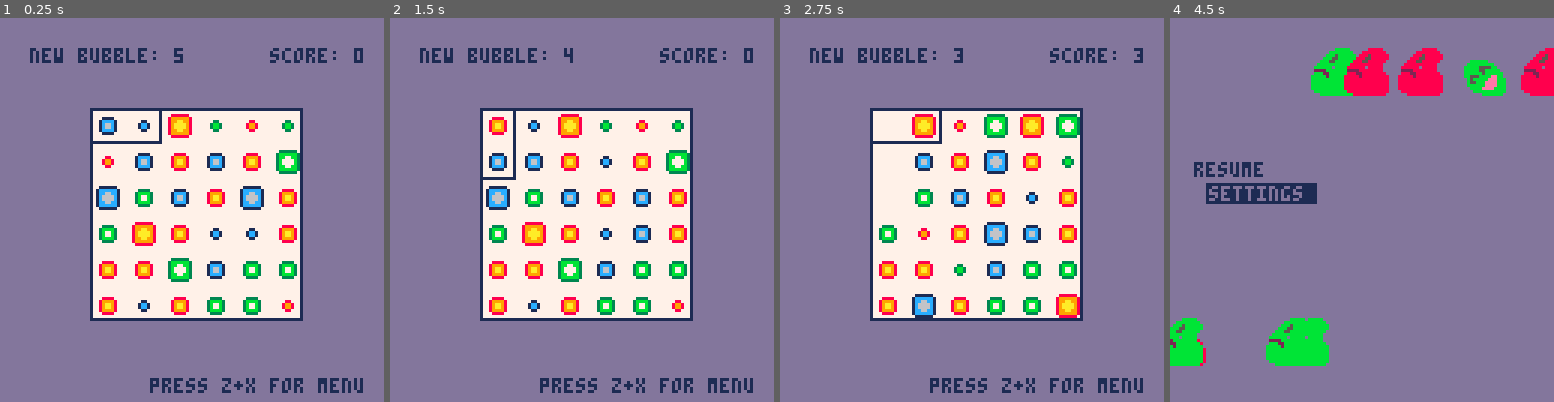
Above: before the commit, frames 1-4 (left to right).
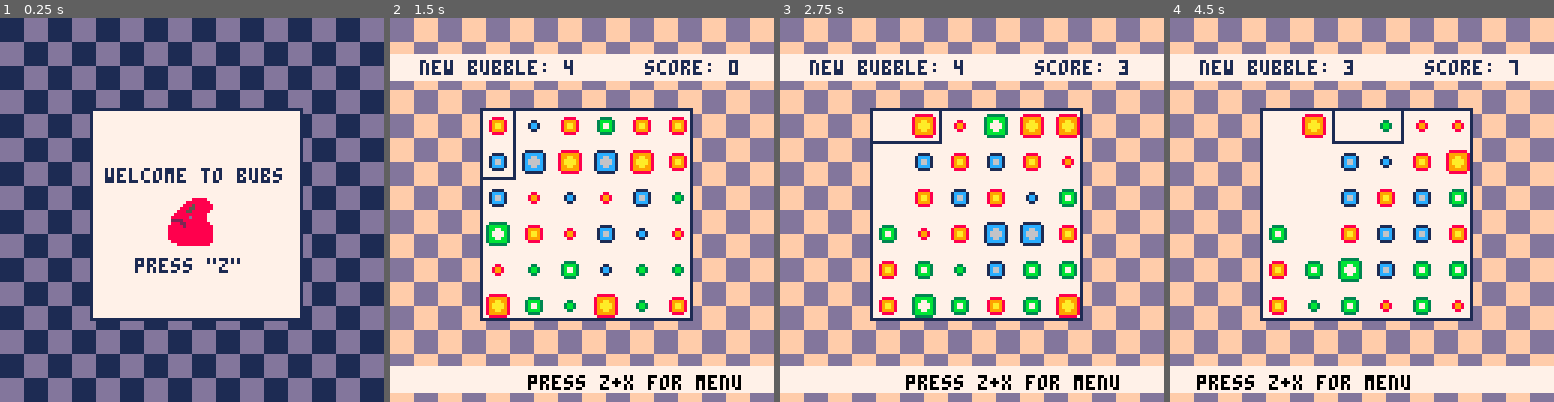
Above: after the commit, the same moments.

Repository: AveryEMcG/bubbles
Game: PICO-8 cartridge bub.p8
Two runs of this game, one before a commit and one after it. Both use one fixed random seed, a clock stepped at 60 frames per second and the inputs below.
Inputs:
- Up to frame 1 (0.25 s): no input
- Up to frame 2 (1.5 s): tap O (Z key) at 0.33, 0.7, 1.43 s; tap X (X key) at 1.07 s
- Up to frame 3 (2.75 s): hold Left 1.97-2.37 s; tap X (X key) at 2.07, 2.4, 2.73 s; tap O (Z key) at 2.22 s; hold Down from 2.42 s (still down)
- Up to frame 4 (4.5 s): release Down at 2.82 s; hold Right 2.87-3.53 s; tap X (X key) every 0.33 s from 3.07 to 4.4 s; tap O (Z key) at 3.1, 3.98 s; hold Up 3.58-4.08 s; hold Right from 4.13 s (still down)

The runs differ from the first frame. In frame 1, 43% of the frame differs, in the area x 0-100%, y 0-100%; in frame 2, 50%; in frame 3, 44%; in frame 4, 75%.

Commit message:
many changes
this is not a great update description. I'm sorry </3

Diff:
--- a/bub.p8
+++ b/bub.p8
@@ -2,9 +2,13 @@
 version 16
 __lua__
 
+// credits:
+// music from 'jelpi' demo game
+// menu system by pixelcod
+
 
 function _init()
-gamestate = 0
+gamestate = 4
 gold = {49,50,51,50,49}
 spaceoff = {32,32}
 indloc ={}
@@ -15,17 +19,21 @@
 	bubs ={}
 	ind = 1
 
+	introbub = copy(animatedbub)
+ introbub:reset()
+ introbub.pos[1] = 55
+ introbub.pos[2] = 60
+ introbub.speed = 0
+
 	for j = 0, 5 do
  	for i = 0, 5 do
- 	 //if ind !=22 and ind != 21 then
  	 local mult = flr(rnd(3))
-  		b = copy(bubble)
- 	  	b.sl = {1+mult*16,
+  		 b = copy(bubble)
+ 	  	b.sl ={1+mult*16,
   									2+mult*16,
   								 3+mult*16,
   								 2+mult*16,
   								 1+mult*16}
-
  		b.pos[1]*=(i*1.5)
  		b.pos[1]+=spaceoff[1]
  		b.pos[2]*=(j*1.5)
@@ -33,27 +41,29 @@
   	add(indloc, {b.pos[1],b.pos[2]})
 
  		b.id +=rnd(#b.sl)
- 		add(bubs,b)
+
+
+ 	 add(bubs,b)
+ 		while (checkmatch(ind)!=nil) do
+  	 	mult = flr(rnd(3))
+   		bubs[ind].sl = {1+mult*16,
+   									2+mult*16,
+   								 3+mult*16,
+   								 2+mult*16,
+   								 1+mult*16}
+ 	  end
+…(4 lines of a section not shown)…
+ 		ind+=1
  	end
  end
 
-	for i = 1, #bubs do
-	 local b = getbubsbyid(i)
-		while (checkmatch(i)!=nil) do
-
- 		local mult = flr(rnd(3))
-
-  		bubs[b].sl = {1+mult*16,
-  									2+mult*16,
-  								 3+mult*16,
-  								 2+mult*16,
-  								 1+mult*16}
-  	end
- end
  nextbub:set(5)
- nextbub:begin()
 
  initbubline()
+
 end
 
 function _update()
@@ -72,29 +82,60 @@
 
  elseif(gamestate == 1) then
  	updatem()
+ elseif(gamestate ==4) and
+	 btnp(4) then
+	  music(1)
+	  sfx(8)
+
+
+	   nextbub:begin()
+ 		gamestate = 0
  elseif(activekeys[z_k]) then
  	_init()
  end
-end
+ bounceupdate()
+end
+
+function drawbg(ispause)
+	local sprite = nil
+	if ispause then
+ 	sprite = 162
+ else
+ 	sprite = 128
+ end
+	for i = 0, 128/16 do
+		for j =0,128/16 do
+			spr(sprite,i*16,j*16,2,2)
+		end
+	end
+end
+
 
 function _draw()
- cls(13)
+ drawbg(false)
  if gamestate == 0 then
   rectfill(30,30,100,100,7)
  	rect(30,30,100,100,1)
  	drawbubs()
  	sel:draw()
- 	drawdebug()
-
- 	print("score: "..score,90,10,1)
- 	print("new bubble: "..ceil(timerb),10,10,1)
-		print("press z+x for menu",50,120,1)
+
+  rectfill(0,12,128,20,7)
+ 	print("score: "..score,85,14,1)
+ 	print("new bubble: "..ceil(timerb),10,14,1)
+		rectfill(0,116,128,124,7)
+		print("press z+x for menu",menu_bounce_start,119,0)
+
+
 	elseif (gamestate == 1) then
  	drawm()
+ elseif (gamestate == 4 ) then
+ 	draw_intro()
+
  else
 		print("game over!",50,50,8)
 		print("press \"z\" to start over",10,60,1)
 	end
+	 	drawdebug()
 end
 
 function drawdebug()
@@ -104,6 +145,28 @@
 
 	end
 	//debug = {}
+
+end
+menu_bounce_start = 0
+menu_bounce_direction = 1
+function bounceupdate()
+	menu_bounce_start+=menu_bounce_direction
+
+	if menu_bounce_start>=55 or menu_bounce_start<=0 then
+	 menu_bounce_direction *=-1
+	end
+end
+
+
+function draw_intro()
+	drawbg(true)
+	rectfill(30,30,100,100,7)
+ rect(30,30,100,100,1)
+ print("welcome to bubs",35,50,1)
+ introbub:update()
+ introbub:draw()
+
+ print("press \"z\"",45,80,1)
 
 end
 -->8
@@ -127,7 +190,7 @@
 sl = {1,2,3,2,1},
 id = 1,
 pos = {8,8},
-ref = 0.1
+ref = 0.05
 }
 
 function bubble:rend()
@@ -218,7 +281,7 @@
  if b2 == nil then return false end
 
  if bubs[b1].sl[1] == 	bubs[b2].sl[1] then
- 	return true
+	 	return true
  end
 
  return false
@@ -226,25 +289,35 @@
 
 
 function checkmatch(id)
+ local d = false
  local above = id-6
  local left = id-1
  local right = id+1
  local below = id+6
 
+
+ if id == 15 then
+ d = true
+ end
+
  matchcount = 0
  matchset = {}
 
  // horizontal
- while ( (left % 6 != 0) and(dobubsmatch(id,left)) ) do
+ while ( (left % 6 != 0)
+ and(dobubsmatch(id,left))) do
  		matchcount+=1
  		add(matchset,left)
  		left -=1
  end
- while ( (right % 6 != 1) and dobubsmatch(id,right) ) do
+
+ while ( (right % 6 != 1)
+ and dobubsmatch(id,right) ) do
  		matchcount+=1
  		add(matchset,right)
  		right +=1
  end
+
  if matchcount <2 then
  	matchset = {}
  	matchcount = 0
@@ -323,11 +398,10 @@
 
 // b1 = getbubsbyid(x[1])
 // print(b1.pos[1]..','..b1.pos[2],10,30,1)
-//	debugbubs()
+	//debugbubs()
 	local xy = sel:get()
 	b1 = getbubsbyid(xy[1])
 	b2 = getbubsbyid(xy[2])
-//	print(b1,10,30,1)
 //	print(b2,10,40,1)
 
 end
@@ -336,7 +410,7 @@
 function sel:update()
 
 	if activekeys[x_k] then
-	  sfx(4)
+	  sfx(9)
 			sel.orient = not sel.orient
 			local t = sel.roff
 			sel.roff = sel.doff
@@ -345,28 +419,27 @@
 
 	if activekeys[l_k] and
 	(sel.posoff-1)%6 !=0 then
-	  sfx(2)
+	  sfx(7)
 			sel.pos[1]-=12
 			sel.posoff-=1
 
 	end
 	if activekeys[r_k] and
 			(sel.posoff+sel.roff)%6 !=0  then
-	sfx(2)
+	sfx(7)
 			sel.pos[1]+=12
 			sel.posoff+=1
 	end
 	if activekeys[d_k] and
-
-				sel.posoff+(sel.doff*6)<30
+				sel.posoff+(sel.doff*6)<=30
 	 then
-	 sfx(2)
+	 sfx(7)
 			sel.pos[2]+=12
 			sel.posoff+=6
 	end
 	if activekeys[u_k] and
 		sel.posoff>6  then
-		sfx(2)
+		sfx(7)
 			sel.pos[2]-=12
 			sel.posoff-=6
 	end
@@ -383,7 +456,7 @@
 end
 
 function sel:swapbubs()
-	 sfx(5)
+	 sfx(10)
 	 local xy = sel:get()
 	 local b1 = getbubsbyid(xy[1])
 	 local b2 = getbubsbyid(xy[2])
@@ -409,7 +482,7 @@
 		local c  = checkmatch(i)
 
 		if c !=nil then
-			sfx(3)
+			sfx(8)
  		 for x = 1, #c do
  		 	bubs[getbubsbyid(c[x])].sl = copy(gold)
  		 	score+=1
@@ -426,8 +499,12 @@
 
 function debugbubs()
 
- for i = 1, #bubs do
- 	print(i, bubs[i].pos[1],bubs[i].pos[2],1)
+ for i = 1, 36 do
+
+ 	local  g= 	getbubsbyid(i)
+ 	if g then
+ 		print(i,bubs[g].pos[1],bubs[g].pos[2],1)
+		end
  end
 
 end
@@ -506,8 +583,10 @@
 	timerb = nextbub:get()
 	if timerb<=0 then
 	 nextbub:restart()
-		if #bubs >=36 then
-			gameover = true
+		if #bubs >=35 then
+			gamestate=3
+			music(-1)
+			sfx(6)
 		else
 			insertbubble()
 		end
@@ -517,10 +596,11 @@
 
 function insertbubble()
 	local g = getemptyslots()
-	for x = 1, (rnd(ceil(#g/2))) do
+	local lim =ceil((rnd(ceil(#g/2))))
+	if lim > 3 then lim = 3 end
+	for x = 1, lim do
 
  	local i = ceil(rnd(#g))
- 	if i >3 then i = 3 end
 
  	local mult = flr(rnd(3))
   		b = copy(bubble)
@@ -535,7 +615,7 @@
  		b.id +=rnd(#b.sl)
  		add(bubs,b)
  		del(g,g[i])
- 		sfx(2)
+ 		sfx(11)
  	end
  	trymatch()
 	end
@@ -543,15 +623,17 @@
 --menu system
 --by pixelcod
 
+musicf = true
+
 function lerp(startv,endv,per)
  return(startv+per*(endv-startv))
 end
 
 function update_cursor()
- if (btnp(2)) m.sel-=1 cx=m.x sfx(4)
- if (btnp(3)) m.sel+=1 cx=m.x sfx(4)
- if (btnp(4)) cx=m.x sfx(5)
- if (btnp(5)) sfx(6)
+ if (btnp(2)) m.sel-=1 cx=m.x sfx(7)
+ if (btnp(3)) m.sel+=1 cx=m.x sfx(7)
+ if (btnp(4)) cx=m.x sfx(7)
+ if (btnp(5)) sfx(7)
  if (m.sel>m.amt) m.sel=1
  if (m.sel<=0) m.sel=m.amt
 
@@ -562,7 +644,7 @@
  for i=1, m.amt do
   oset=i*8
   if i==m.sel then
-   rectfill(cx,m.y+oset-1,cx+36,m.y+oset+5,col1)
+   rectfill(cx,m.y+oset-1,cx+45,m.y+oset+5,col1)
    print(m.options[i],cx+1,m.y+oset,col2)
   else
    print(m.options[i],m.x,m.y+oset,col1)
@@ -594,13 +676,17 @@
   if btnp(4) and
   menu_timer>1 then
    if m.options[m.sel]=="settings" then
-    //init_settings()
+    init_settings()
    elseif
     m.options[m.sel]=="resume" then
     nextbub:unpause()
     gamestate = 0
    end
   end
+  if btnp(5) then
+  nextbub:unpause()
+  gamestate = 0
+  end
  end
 
  if (sub_mode==1) update_settings()
@@ -616,9 +702,8 @@
 
 function draw_menu()
  cls(col2)
-
+ drawbg(true)
  udbubline()
-
 
  draw_options()
 
@@ -626,7 +711,11 @@
 
 function init_settings()
  m.sel=1
- m.options={}
+ if musicf then
+	 m.options={"pause music"}
+	else
+		 m.options={"play music"}
+	end
  m.amt=0
  for i in all(m.options) do
   m.amt+=1
@@ -636,11 +725,31 @@
 end
 
 
+function update_settings()
+ update_cursor()
+  if sub_mode==1 then
+   if btnp(4) and
+   menu_timer>1 then
+    if  m.options[m.sel]=="pause music" then
+     	music(-1)
+     	musicf = false
+     	init_settings()
+    elseif m.options[m.sel]=="play music" then
+     	music(0)
+     	musicf = true
+     	init_settings()
+    end
+   end
+   if btnp(5) then init_menu() end
+  end
+
+end
+
 ----------------------
 
 function initm()
  pals={{7,0},{15,1},{6,5},
-			   {10,8},{1,13},{7,2}}
+			   {10,8},{0,6},{7,2}}
  palnum=5
  init_menu()
 end
@@ -656,7 +765,7 @@
 anims =
 {
  {130,132},
- {134,136,134,138}
+ {134,136,138,140,142,164,166}
 }
 cols =
 {
@@ -681,8 +790,11 @@
 function animatedbub:reset()
 	self.sprite=anims[ceil(rnd(#anims))]
 	self.col = cols[ceil(rnd(#cols))]
+	self.sid = ceil(rnd(#self.sprite))
+
 	self.lastrefresh = time()
 	self.pos = {rnd(129),10}
+
 	self.speed = rnd(1)+1
 end
 
Not shown, changed: 78 lines of the sprite sheet (__gfx__) section of bub.p8
Not shown, changed: the music (__music__) section of bub.p8
Not shown, changed: the sound effects (__sfx__) section of bub.p8
Not shown, changed: bubs.js
